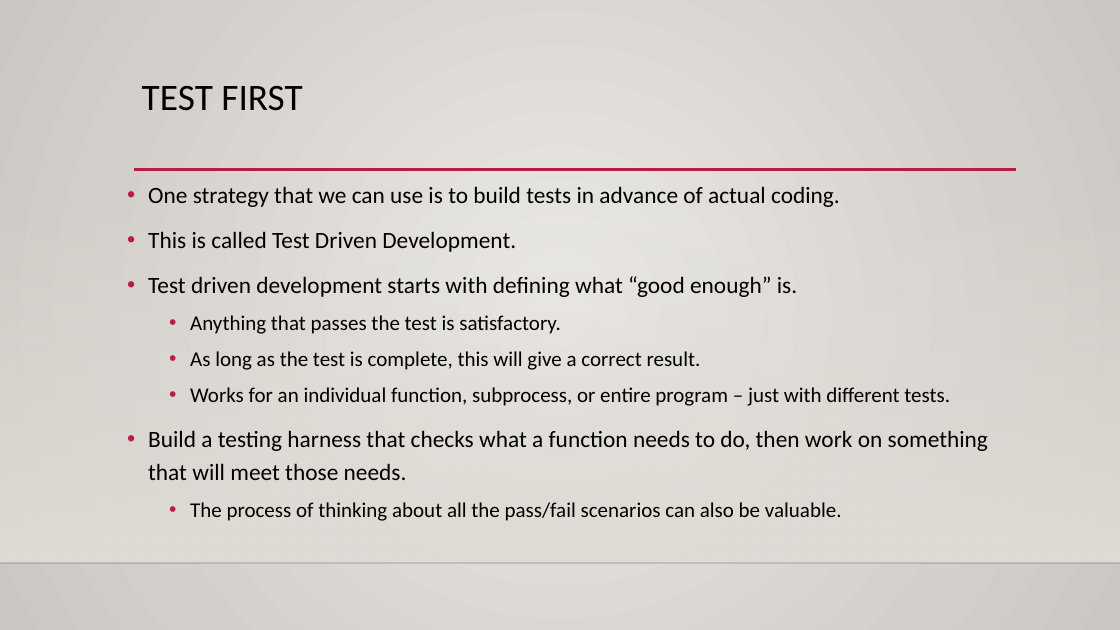
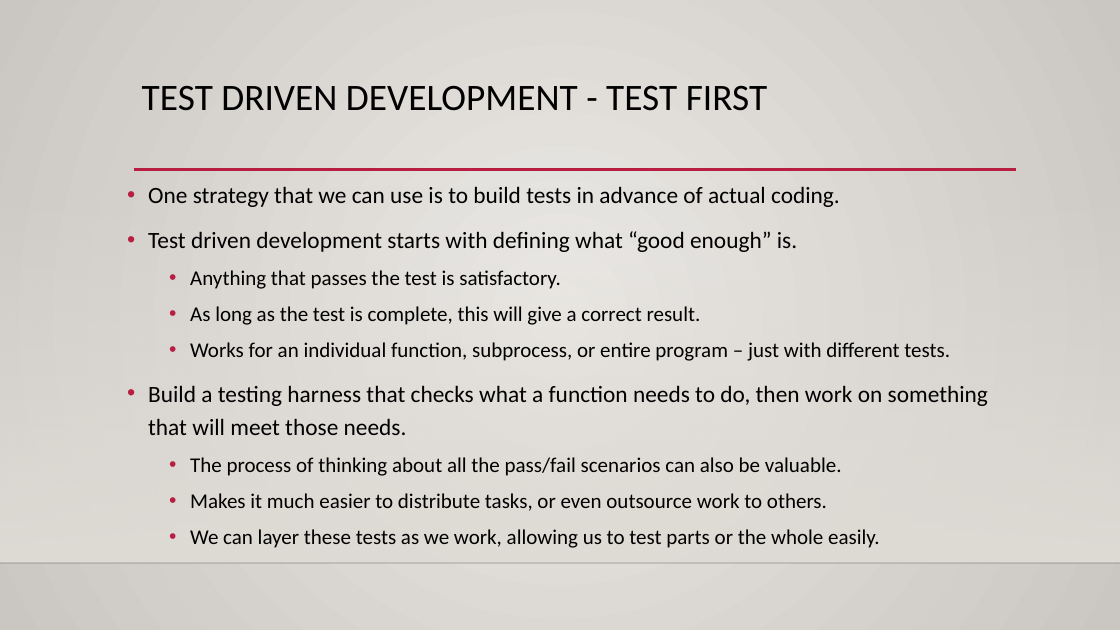
Before and after one commit to okohnkay/Programming_Basics_for_ML, a slide deck: slide 6 of course_material/slides/019_test_driven.pptx (slide 4 before the commit). Drawn at 1120x630 pixels with LibreOffice and Linux fonts; fonts in the diff are those of the drawing; background and template pictures are left out. Boxes give left, top, right and bottom in pixels: in the first picture for what was removed or moved away, otherwise in the second. Text is boxed around its words. In the diff, an @@ line names an element or a change of style, - is before the commit and + after.

```diff
--- a/course_material/slides/019_test_driven.pptx
+++ b/course_material/slides/019_test_driven.pptx
@@ title at <box>142,85,767,111</box>: text changed @@
-TEST FIRST
+TEST DRIVEN DEVELOPMENT - TEST FIRST
@@ text at <box>148,231,516,252</box>: paragraph removed @@
-• This is called Test Driven Development.
@@ text at <box>190,493,880,548</box>: paragraphs added @@
+  • Makes it much easier to distribute tasks, or even outsource work to others.
+  • We can layer these tests as we work, allowing us to test parts or the whole easily.
```
Also in this commit, not shown: 6 other slides changed, 4 slides added, 1 other file.
